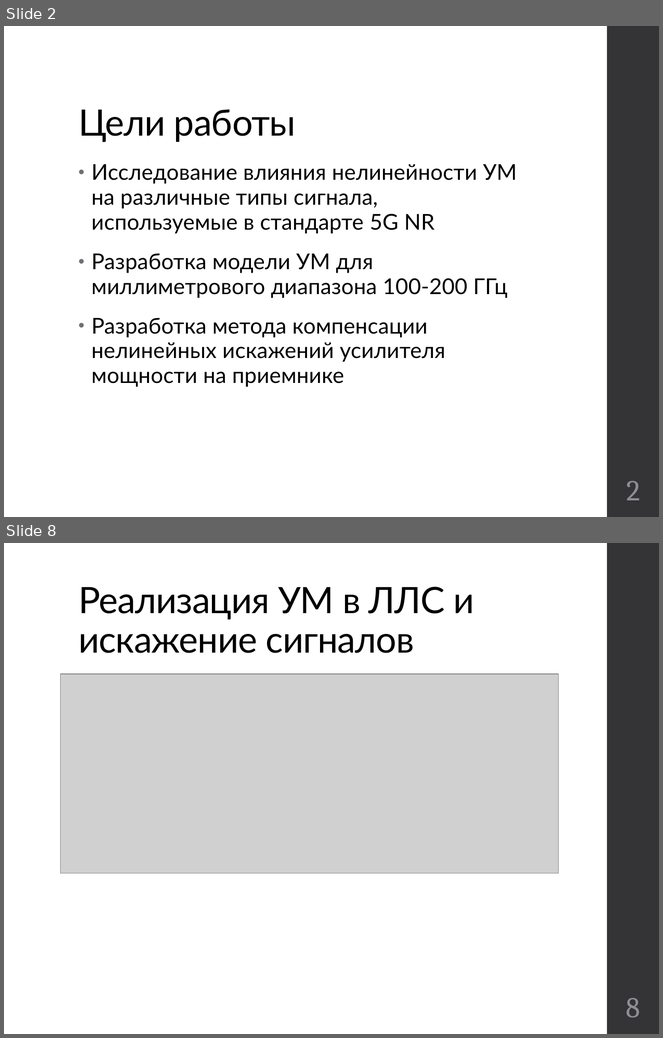
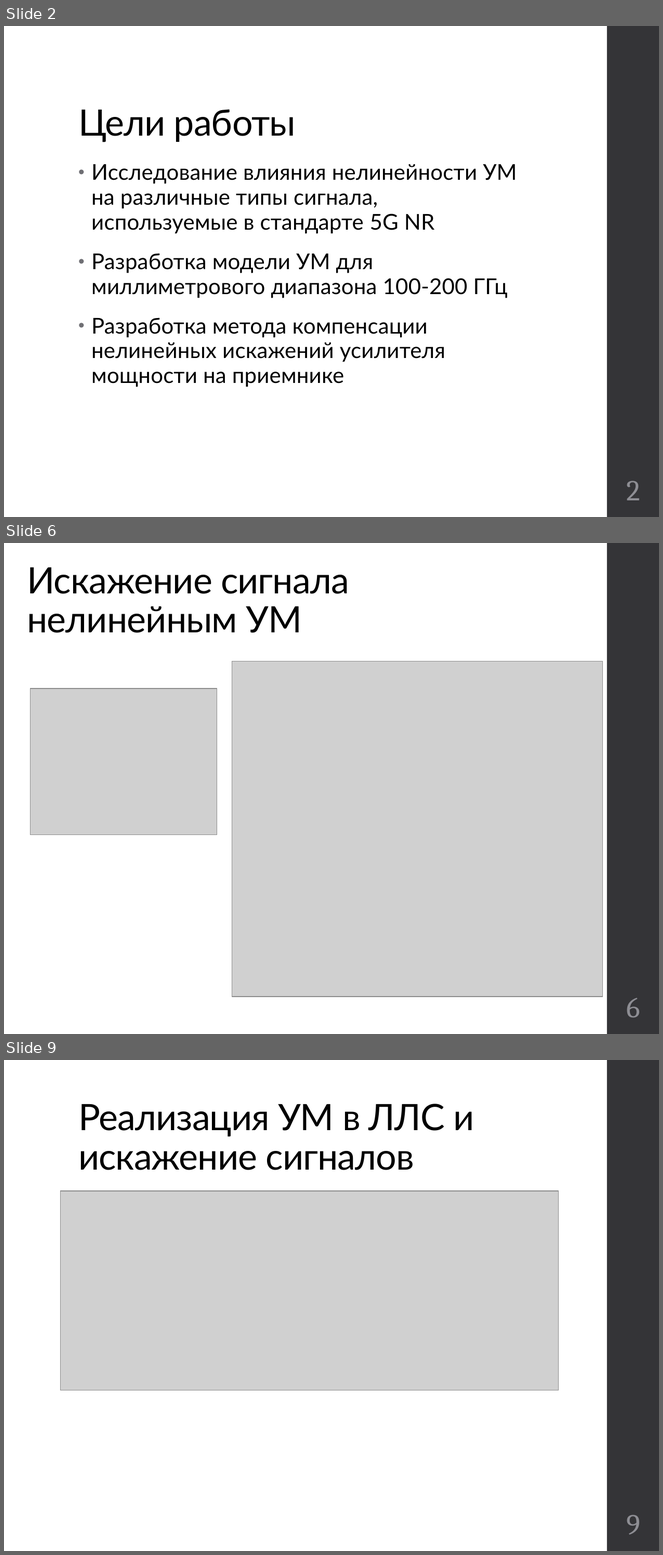
Before and after one commit to kannab98/graduation-paper, a slide deck: Presentation.pptx. Shown one above the other, each under a label of ours: slides 2 and 8 before the commit, slides 2, 6 and 9 after it; the slides between them are not shown. The pictures are 663x1038 and 663x1555 pixels, drawn with LibreOffice and Linux fonts; fonts in the diff are those of the drawing; grey boxes stand for pictures. Boxes give left, top, right and bottom in pixels: in the first picture for what was removed or moved away, otherwise in the second. Text is boxed around its words. In the diff, an @@ line names an element or a change of style, - is before the commit and + after.

```diff
--- a/Presentation.pptx
+++ b/Presentation.pptx
@@ slide 6 added at (4, 543, 659, 1034), background #FFFFFF; not listed: 1 template element that a slide beside it also shows @@
@@ title added at (27, 567, 349, 633), 40 pt, text #000000 @@
+Искажение сигнала нелинейным УМ
@@ picture added at (232, 662, 603, 997) @@
@@ picture added at (30, 689, 217, 835) @@
@@ page number added at (626, 998, 640, 1018), 32 pt, text #8E8E94 @@
+6
@@ what was slide 8 is now slide 9 @@
@@ page number at (626, 1515, 640, 1535): text changed @@
-8
+9
```
Also in this commit, not shown: 6 slides changed, 10 slides removed, 2 other files.
